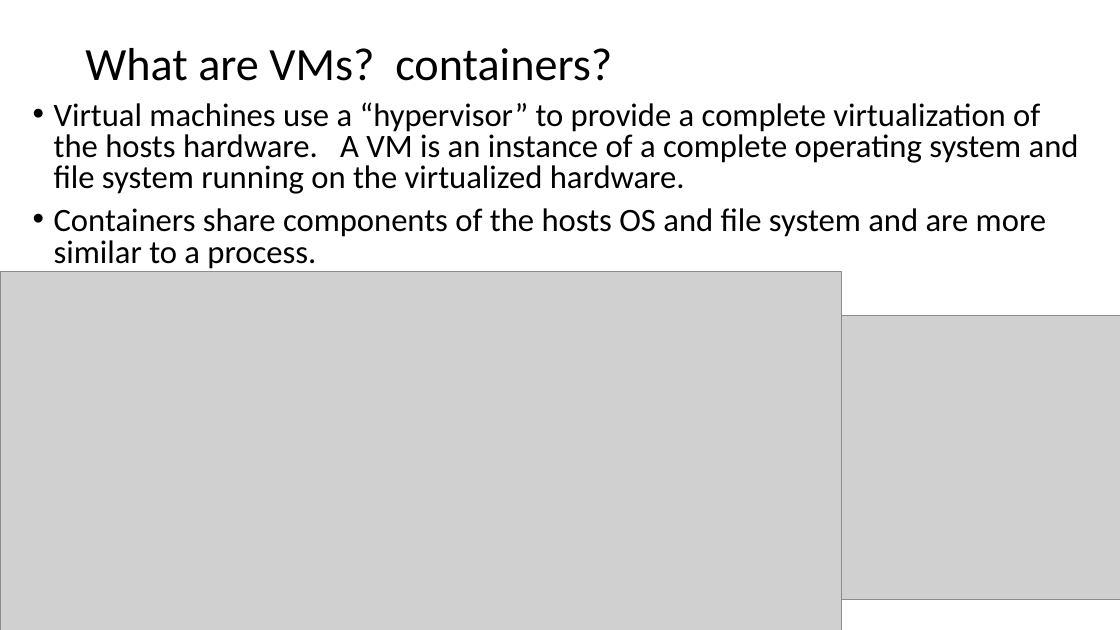
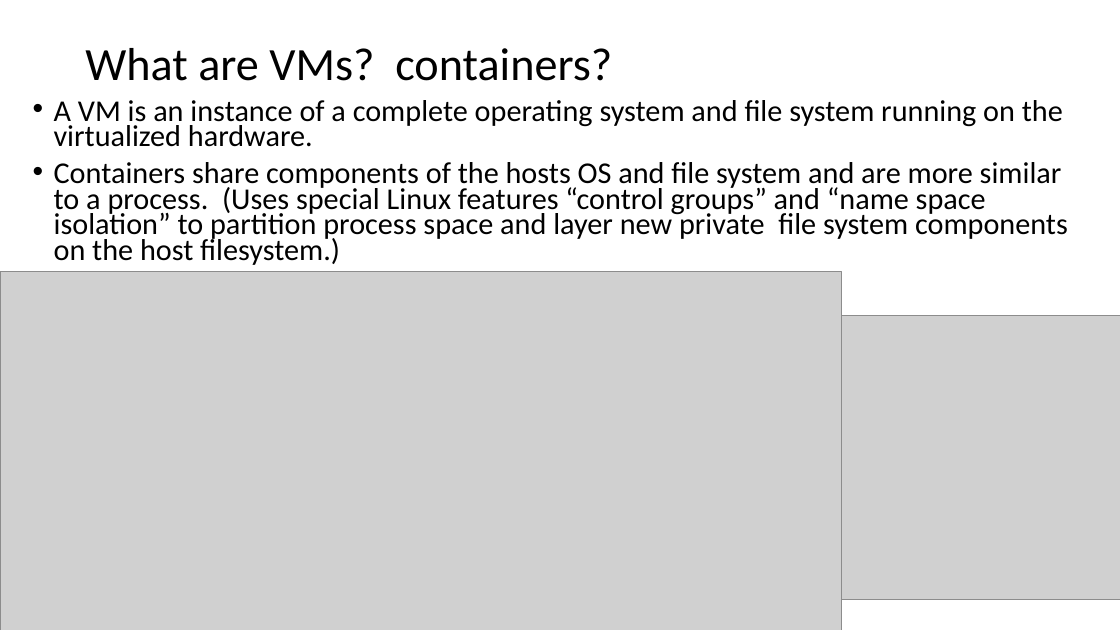
Before and after one commit to SciEngCloud/SciEngCloud.github.io, a slide deck: slide 11 of tutorial/cc4sr-part2.pptx (slide 12 before the commit). Drawn at 1120x630 pixels with LibreOffice and Linux fonts; fonts in the diff are those of the drawing; grey boxes stand for pictures. Boxes give left, top, right and bottom in pixels: in the first picture for what was removed or moved away, otherwise in the second. Text is boxed around its words. In the diff, an @@ line names an element or a change of style, - is before the commit and + after.

```diff
--- a/tutorial/cc4sr-part2.pptx
+++ b/tutorial/cc4sr-part2.pptx
@@ text at box(54, 100, 1068, 265): text changed; size 28 to 25.9 pt @@
-• Virtual machines use a “hypervisor” to provide a complete virtualization of the hosts hardware. A VM is an instance of a complete operating system and file system running on the virtualized hardware.
-• Containers share components of the hosts OS and file system and are more similar to a process.
+• A VM is an instance of a complete operating system and file system running on the virtualized hardware.
+• Containers share components of the hosts OS and file system and are more similar to a process. (Uses special Linux features “control groups” and “name space isolation” to partition process space and layer new private file system components on the host filesystem.)
```
Also in this commit, not shown: 1 slide added, 43 other files.
